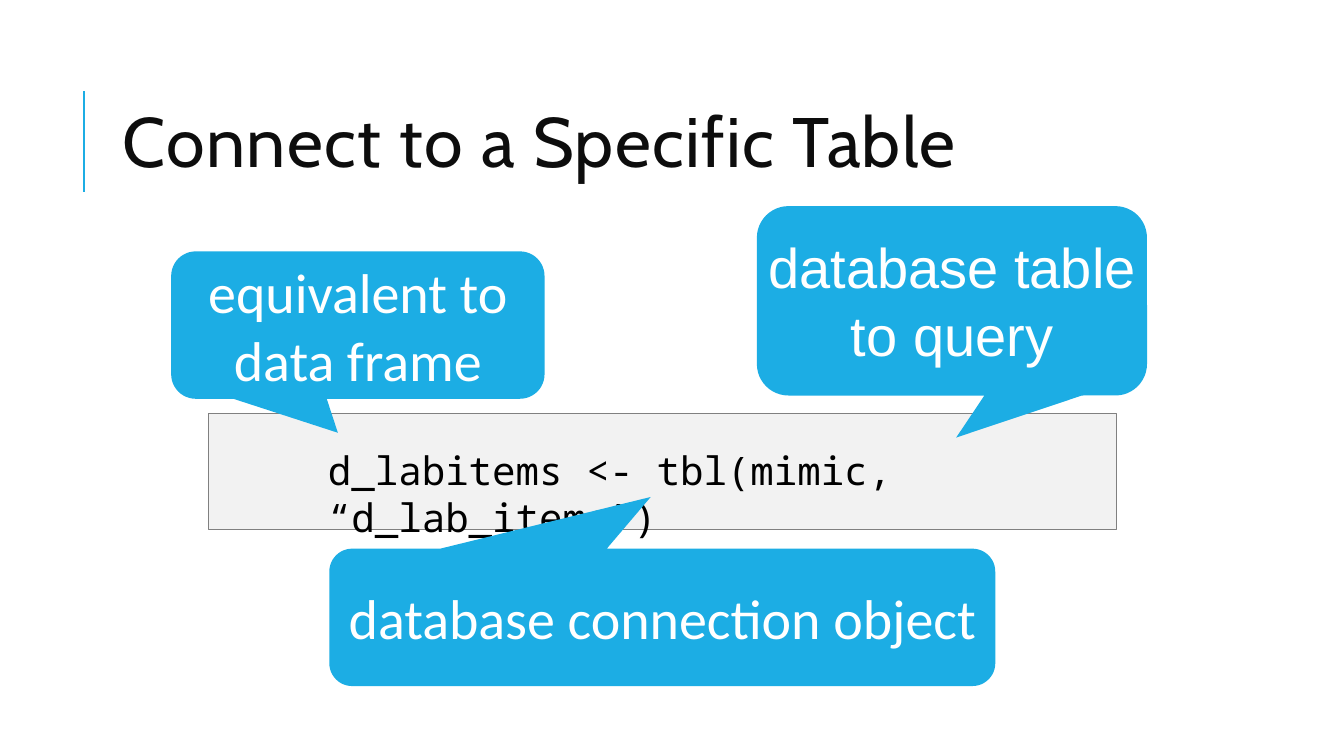
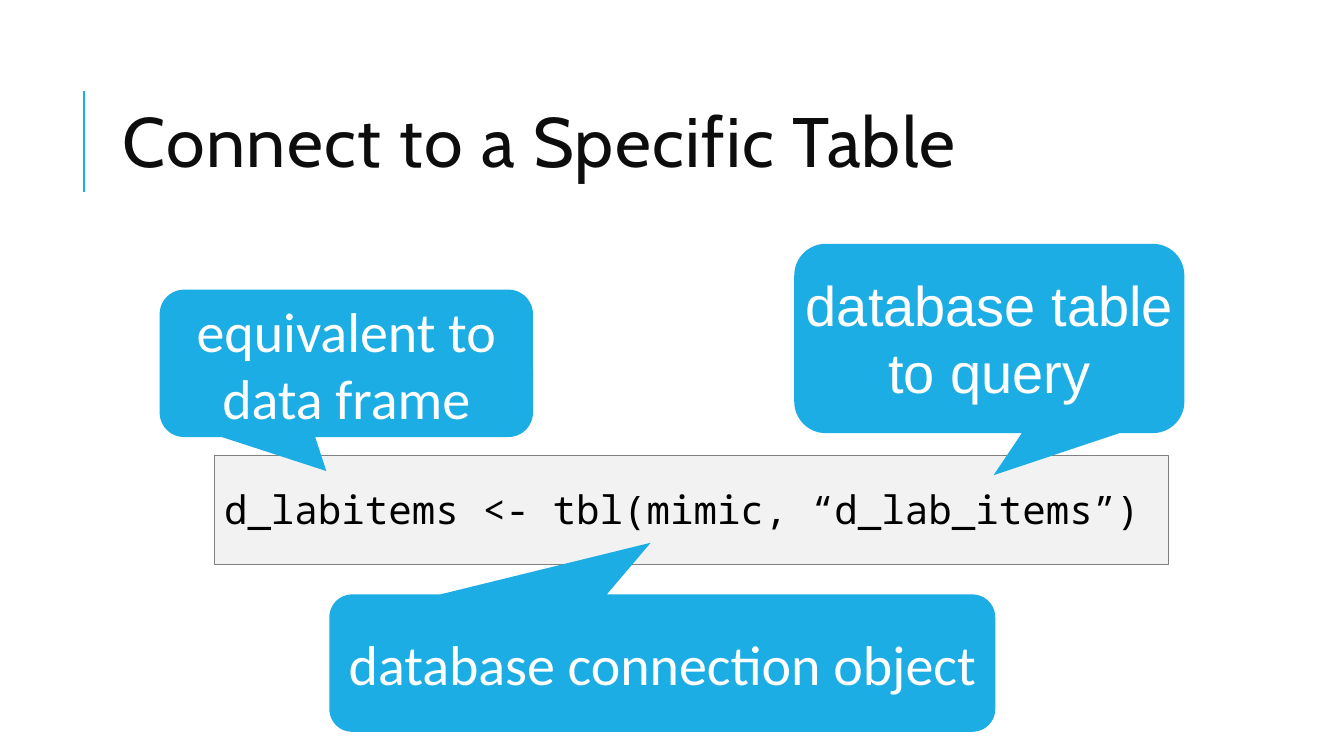
Before and after one commit to amromeo/api_r_int_db_24, a slide deck: slide 17 of presentations/02 - Databases with R.pptx. Drawn at 1344x756 pixels with LibreOffice and Linux fonts; fonts in the diff are those of the drawing. Boxes give left, top, right and bottom in pixels: in the first picture for what was removed or moved away, otherwise in the second. Text is boxed around its words. In the diff, an @@ line names an element or a change of style, - is before the commit and + after.

```diff
--- a/presentations/02 - Databases with R.pptx
+++ b/presentations/02 - Databases with R.pptx
@@ text "database table to query": place and size @@
-text "database table to query" at bbox=[768, 247, 1135, 365]
+text "database table to query" at bbox=[806, 285, 1173, 403]
@@ rounded speech box: place and size @@
-rounded speech box at bbox=[757, 207, 1147, 396]
+rounded speech box at bbox=[795, 244, 1185, 434]
@@ rounded speech box "equivalent to data frame": place and size @@
-rounded speech box "equivalent to data frame" at bbox=[171, 251, 544, 398]
+rounded speech box "equivalent to data frame" at bbox=[159, 289, 532, 437]
@@ text "d_labitems <- tbl(mimic, “d_lab_items”)" rewrapped from bbox=[328, 455, 892, 542] to bbox=[224, 494, 1140, 531] @@
@@ rectangle: place and size @@
-rectangle at bbox=[209, 413, 1116, 529]
+rectangle at bbox=[214, 456, 1169, 565]
@@ rounded speech box "database connection object": place and size @@
-rounded speech box "database connection object" at bbox=[330, 548, 996, 686]
+rounded speech box "database connection object" at bbox=[330, 595, 996, 732]
```
Also in this commit, not shown: 10 other slides changed, 1 slide added, 1 other file.
